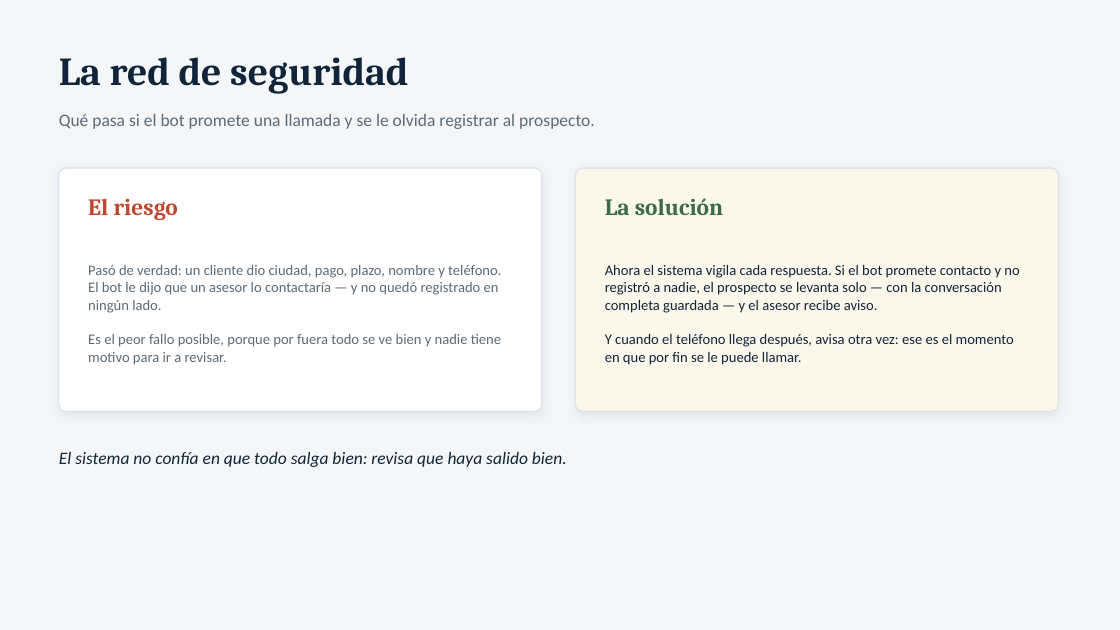
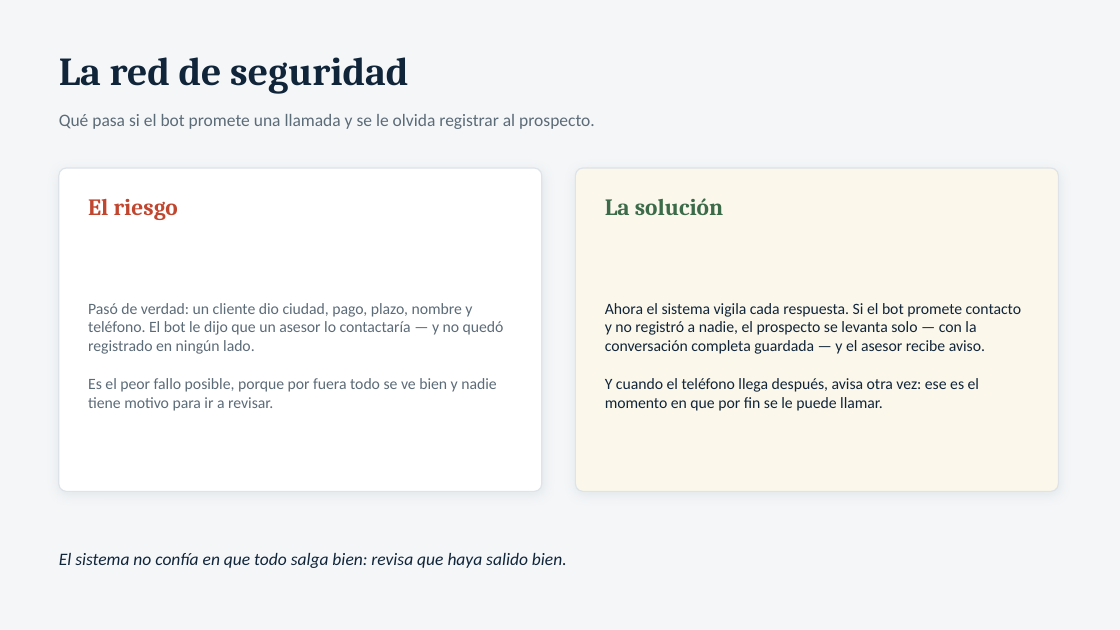
Before and after one commit to jjalwaysinnovating-star/Maderas, a slide deck: slide 15 of presentacion/sistema-ciudad-maderas.pptx. Drawn at 1120x630 pixels with LibreOffice and Linux fonts; fonts in the diff are those of the drawing. Boxes give left, top, right and bottom in pixels: in the first picture for what was removed or moved away, otherwise in the second. Text is boxed around its words. In the diff, an @@ line names an element or a change of style, - is before the commit and + after.

```diff
--- a/presentacion/sistema-ciudad-maderas.pptx
+++ b/presentacion/sistema-ciudad-maderas.pptx
@@ rounded rectangle: place and size @@
-rounded rectangle at (59,168,542,412)
+rounded rectangle at (59,168,542,492)
@@ rounded rectangle at (59,168,542,492): proportions changed @@
@@ rounded rectangle at (576,168,1059,492): proportions changed @@
@@ rounded rectangle: place and size @@
-rounded rectangle at (576,168,1059,412)
+rounded rectangle at (576,168,1059,492)
@@ text "Pasó de verdad: un cliente ..." at (88,303,504,411): size 12.5 to 13.5 pt @@
@@ text "Ahora el sistema vigila cada ..." at (605,303,1021,411): size 12.5 to 13.5 pt @@
@@ text "El sistema no confía en ...": place and size @@
-text "El sistema no confía en ..." at (59,452,567,467)
+text "El sistema no confía en ..." at (59,553,567,568)
```
Also in this commit, not shown: 14 other slides changed, 3 other files.
